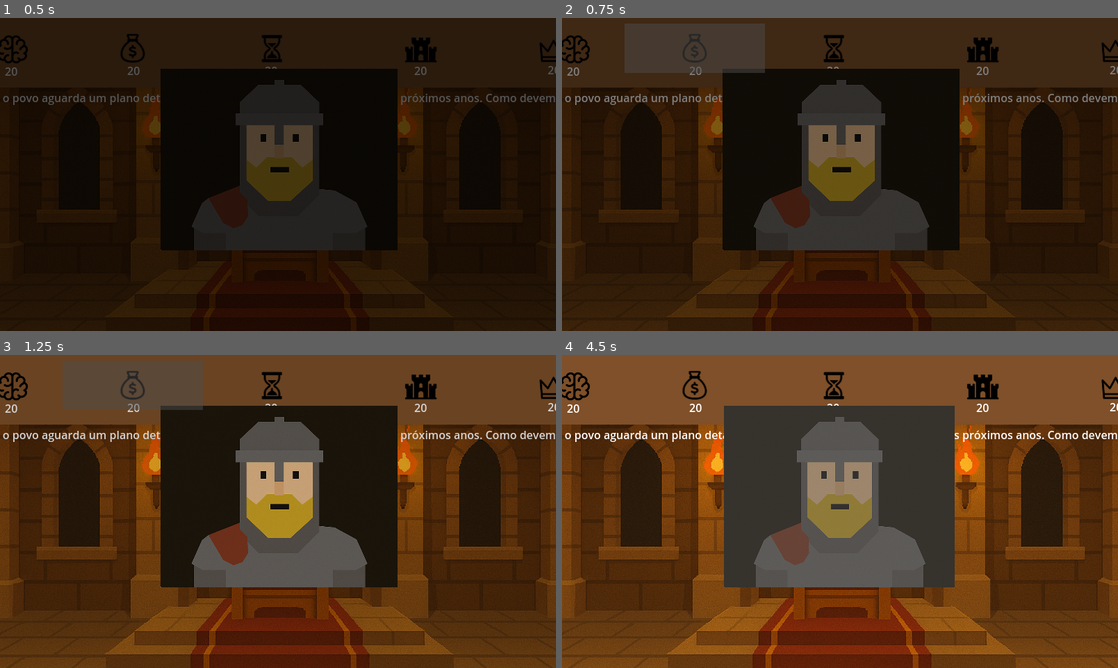
Above: before the commit, frames 1-4 (two rows, left to right).
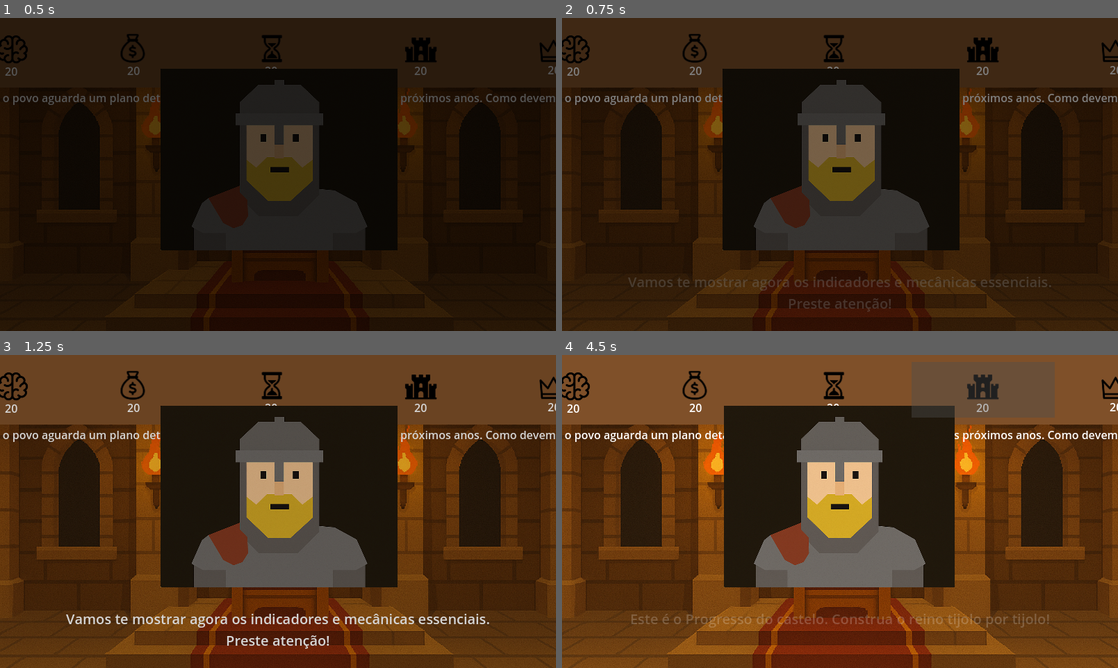
Above: after the commit, the same moments.

Repository: JulioDomanski/TCC
Game: Godot game, scene res://scenes/Main.tscn
The game is run twice, just before and just after one commit, with the same random seed, the same clock (stepped at 60 frames per second) and the same inputs. This scene is started directly instead of the project's main scene.
Inputs (mouse positions are in pixels of both pictures, inside the frame that each line leads up to):
- Up to frame 1 (0.5 s): no input
- Up to frame 2 (0.75 s): drag from (828, 165) to (895, 105) at 0.52 s
- Up to frame 3 (1.25 s): no input
- Up to frame 4 (4.5 s): drag from (728, 527) to (812, 574) at 1.27 s; move the mouse to (895, 442) at 2.02 s; click (895, 442) at 2.17 s; tap Enter at 2.75 s; drag from (812, 574) to (673, 464) at 2.77 s; move the mouse to (1006, 558) at 3.52 s; click (1006, 558) at 3.67 s; drag from (673, 464) to (756, 433) at 4.27 s

Frame 1 is identical in both runs. In frame 2, 4.9% of the frame differs, in the area x 11-88%, y 1-94%; in frame 3, 1.6%; in frame 4, 18%, in the area x 12-88%, y 6-88%.

Commit message:
feat: Tutorial completed

Diff:
--- a/scripts/Main.gd
+++ b/scripts/Main.gd
@@ -25,34 +25,47 @@
 
 var tutorial_passos = [
 	{
+		"mensagem": "Bem-vindo, jovem herdeiro! Chegou a hora de conhecer os pilares do seu reinado. Clique para continuar."
+	},
+	{
+		"mensagem": "Vamos te mostrar agora os indicadores e mecânicas essenciais. Preste atenção!"
+	},
+	{
 		"target_node_path": "MiddleControl/WrapperIndicadores/BackIndicadores/IndicadorMoral",
-		"mensagem": "Esse é o indicador do Moral dos Anoes. Tome decisões estratégicas para mantê-lo alto!"
+		"mensagem": "Este é o indicador de Moral dos anões. Tome decisões estratégicas para mantê-lo alto!"
 	},
 	{
 		"target_node_path": "MiddleControl/WrapperIndicadores/BackIndicadores/IndicadorRecursos",
-		"mensagem": "Aqui está o Tesouro do reino. Evite a falência!"
+		"mensagem": "Aqui está o Tesouro do reino. Cuidado para não levar o reino à falência!"
 	},
 	{
 		"target_node_path": "MiddleControl/WrapperIndicadores/BackIndicadores/InidicadotTempo",
-		"mensagem": "Este é o tempo. Suas ações consomem ciclos — pense com sabedoria!"
+		"mensagem": "Este é o indicador de Tempo. Suas ações consomem ciclos — pense com sabedoria!"
 	},
 	{
 		"target_node_path": "MiddleControl/WrapperIndicadores/BackIndicadores/IndicadorProgresso",
-		"mensagem": "Porgresso do Castelo ."
+		"mensagem": "Este é o Progresso do castelo. Construa o reino tijolo por tijolo!"
 	},
 	{
 		"target_node_path": "MiddleControl/WrapperIndicadores/BackIndicadores/IndicadorConfianca",
-		"mensagem": "Sua popularidade com o povo. Não os deixe na mão!"
+		"mensagem": "Este é o indicador de Confiança do povo. Sua popularidade é essencial!"
 	},
 	{
 		"target_node_path": "MiddleControl/CardContainer/Dilema",
-		"mensagem": "Esse e o Dilema que te sera apresentado."
+		"mensagem": "Aqui é onde os dilemas são apresentados. Cada decisão molda o futuro do reino."
 	},
 	{
 		"target_node_path": "Card",
-		"mensagem": "Essa e a carta. Voce pode arrastar na direita , e na esquerda . Cada lado tem uma decisao diferente , cuidado , essas decisoes tem impacto nos indicadores."
+		"mensagem": "Esta é a carta de decisão. Arraste para a direita ou esquerda para escolher — cada lado representa um caminho com consequências!"
+	},
+	{
+		"mensagem": "Se qualquer indicador chegar a zero, o reinado entra em colapso... Game Over!"
+	},
+	{
+		"mensagem": "Você está pronto! Boa sorte, e que sua liderança traga prosperidade ao reino!"
 	}
 ]
+
 var tutorial_index = 0
 var highlight_rect : ColorRect
 var tutorial_label = null
@@ -254,50 +267,95 @@
 func mostrar_tutorial_passo():
 
 	if tutorial_index >= tutorial_passos.size():
-
-		highlight_rect.queue_free()
+		var fade_out_tween = create_tween()
+		fade_out_tween.tween_property(tutorial_label, "modulate:a", 0.0, 0.5)
+		await fade_out_tween.finished
 		tutorial_label.queue_free()
 		return
 
 	var passo = tutorial_passos[tutorial_index]
 	var target_node
-	if(passo["target_node_path"] == "Card"):
-		target_node = current_card.get_child(0,false)
-
-
-	else:
-		target_node = get_node(passo["target_node_path"])
-
-
+
+
+	var tween_tutorial_fade_out = create_tween()
 
 	if highlight_rect:
+		tween_tutorial_fade_out.tween_property(highlight_rect, "modulate:a", 0.0, 1.0)
+		await tween_tutorial_fade_out.finished
 		highlight_rect.queue_free()
-	highlight_rect = ColorRect.new()
-	highlight_rect.color = Color(0.3, 0.3, 0.3, 0.5)
-	highlight_rect.anchor_left = target_node.anchor_left
-	highlight_rect.anchor_top = target_node.anchor_top
-	highlight_rect.anchor_bottom =target_node.anchor_bottom
-	highlight_rect.anchor_right = target_node.anchor_right
-	highlight_rect.offset_left = target_node.offset_left
-	highlight_rect.offset_top = target_node.offset_top
-	highlight_rect.offset_right = target_node.offset_right
-	highlight_rect.offset_bottom = target_node.offset_bottom
-	highlight_rect.z_index = 10
-	target_node.get_parent().add_child(highlight_rect)
+
+	if passo.has("target_node_path") and passo["target_node_path"] != null:
+		if(passo["target_node_path"] == "Card"):
+			target_node = current_card.get_child(0,false)
+
+
+		else:
+			target_node = get_node(passo["target_node_path"])
+		highlight_rect = ColorRect.new()
+		highlight_rect.color = Color(0.3, 0.3, 0.3, 0.5)
+		highlight_rect.modulate = Color(1, 1, 1, 0)
+		highlight_rect.anchor_left = target_node.anchor_left
+		highlight_rect.anchor_top = target_node.anchor_top
+		if(passo["target_node_path"].contains("BackIndicadores")):
+			highlight_rect.anchor_bottom = target_node.anchor_bottom+0.1
+			highlight_rect.offset_bottom = target_node.offset_bottom+0.1
+		else:
+			highlight_rect.anchor_bottom = target_node.anchor_bottom
+			highlight_rect.offset_bottom = target_node.offset_bottom
+		highlight_rect.anchor_right = target_node.anchor_right
+		highlight_rect.offset_left = target_node.offset_left
+		highlight_rect.offset_top = target_node.offset_top
+		highlight_rect.offset_right = target_node.offset_right
+
+		highlight_rect.z_index = 10
+
+		target_node.get_parent().add_child(highlight_rect)
+
+
+		var tween_highlight_rect = create_tween()
+		tween_highlight_rect.tween_property(highlight_rect, "modulate:a", 1.0, 0.5)
+		await tween_highlight_rect.finished
+
+
 
 
 
 	if tutorial_label:
+		var fade_out_tween = create_tween()
+		fade_out_tween.tween_property(tutorial_label, "modulate:a", 0.0, 0.5)
+		await fade_out_tween.finished
 		tutorial_label.queue_free()
+
+
 	tutorial_label = Label.new()
 	tutorial_label.text = passo["mensagem"]
-	tutorial_label.set_position(Vector2(100, 500))
+
+
+	tutorial_label.anchor_left = 0.1
+	tutorial_label.anchor_right = 0.9
+	tutorial_label.anchor_top = 0.9
+	tutorial_label.anchor_bottom = 1.0
+	tutorial_label.offset_left = 0
+	tutorial_label.offset_right = 0
+	tutorial_label.offset_top = -40
+	tutorial_label.offset_bottom = -10
+
+
 	tutorial_label.add_theme_font_size_override("font_size", 20)
 	tutorial_label.set("custom_colors/font_color", Color(1, 1, 1))
+	tutorial_label.autowrap_mode = TextServer.AUTOWRAP_WORD_SMART
+	tutorial_label.horizontal_alignment = HORIZONTAL_ALIGNMENT_CENTER
+
+
+	tutorial_label.modulate = Color(1, 1, 1, 0)
 	add_child(tutorial_label)
 
+	var fade_in_tween = create_tween()
+	fade_in_tween.tween_property(tutorial_label, "modulate:a", 1.0, 0.5)
+	await fade_in_tween.finished
+
 func _input(event):
-	if event is InputEventMouseButton and event.pressed and tutorial_index<=6:
+	if event is InputEventMouseButton and event.pressed and tutorial_index<=tutorial_passos.size()-1:
 		tutorial_index += 1
 		mostrar_tutorial_passo()
 		print(tutorial_index)
